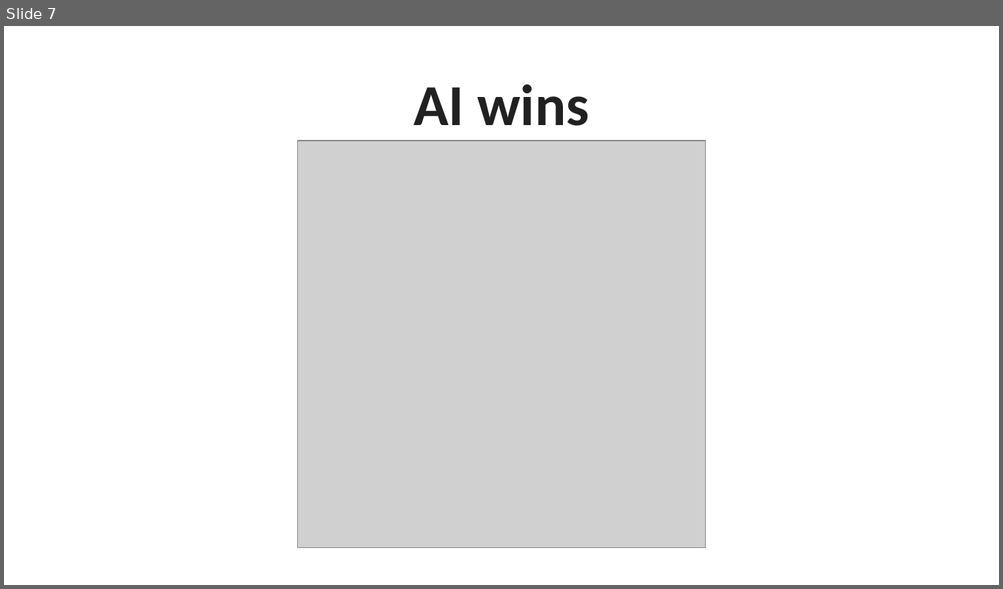
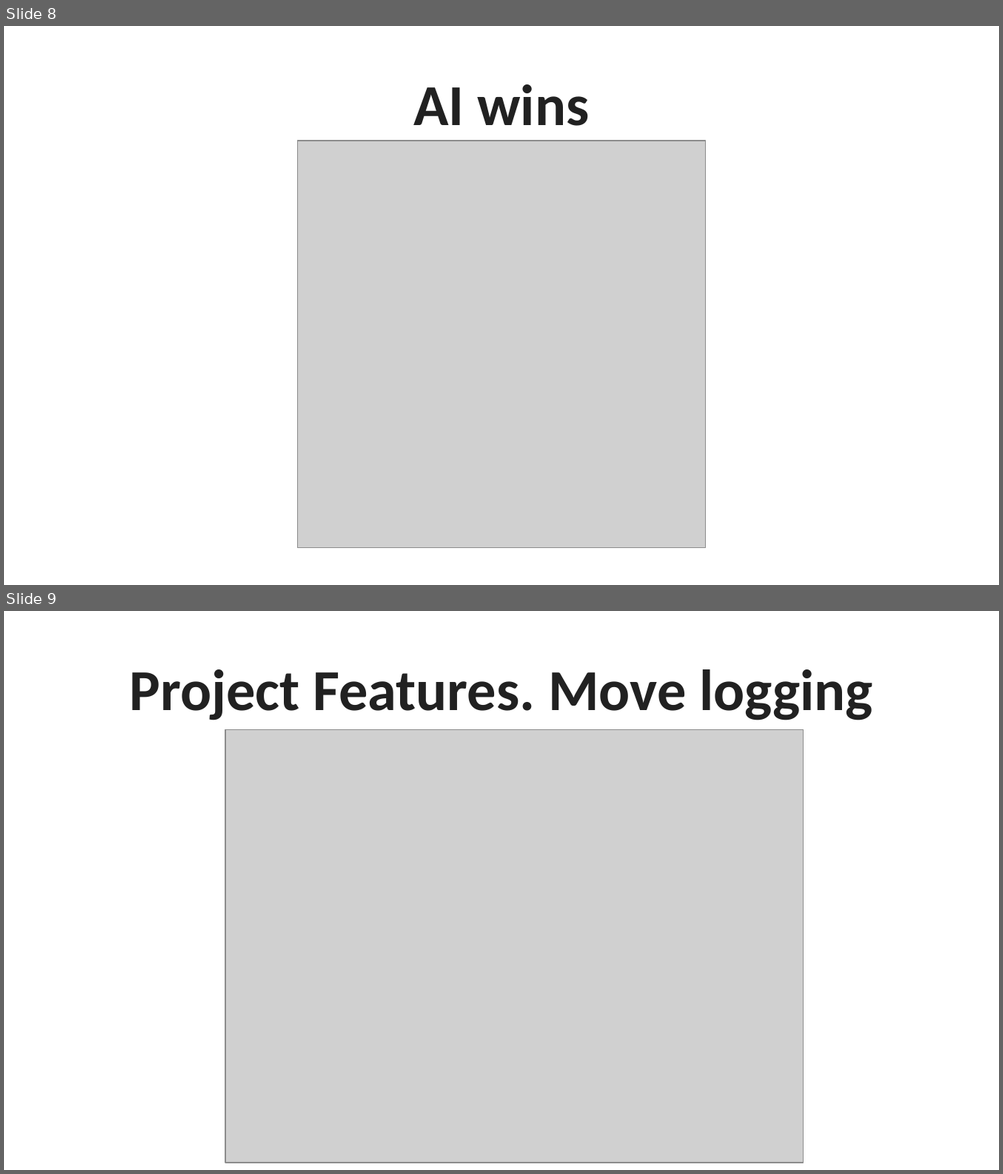
Before and after one commit to fardeenmohd/Chess-Masters, a slide deck: Chess With Min Max Algorithm.pptx. Shown one above the other, each under a label of ours: slide 7 before the commit, slides 8 and 9 after it. The pictures are 1003x589 and 1003x1174 pixels, drawn with LibreOffice and Linux fonts; fonts in the diff are those of the drawing; grey boxes stand for pictures. Boxes give left, top, right and bottom in pixels: in the first picture for what was removed or moved away, otherwise in the second. Text is boxed around its words. In the diff, an @@ line names an element or a change of style, - is before the commit and + after.

```diff
--- a/Chess With Min Max Algorithm.pptx
+++ b/Chess With Min Max Algorithm.pptx
@@ slide 9 added at [4, 611, 999, 1170], background #FFFFFF @@
@@ title added at [130, 669, 873, 721], 42 pt, text #212121, bold @@
+Project Features. Move logging
@@ picture added at [225, 730, 802, 1164] @@
@@ what was slide 7 is now slide 8 @@
```
Also in this commit, not shown: 1 slide changed, 5 other slides added.
